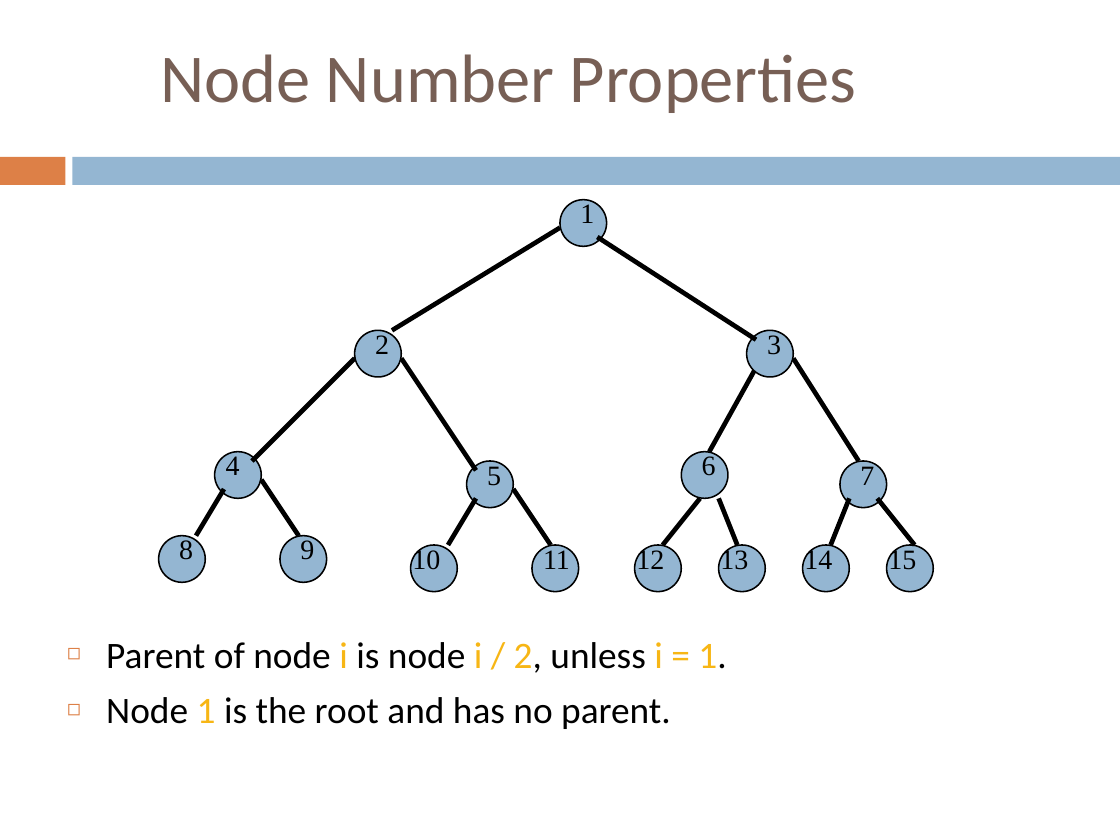
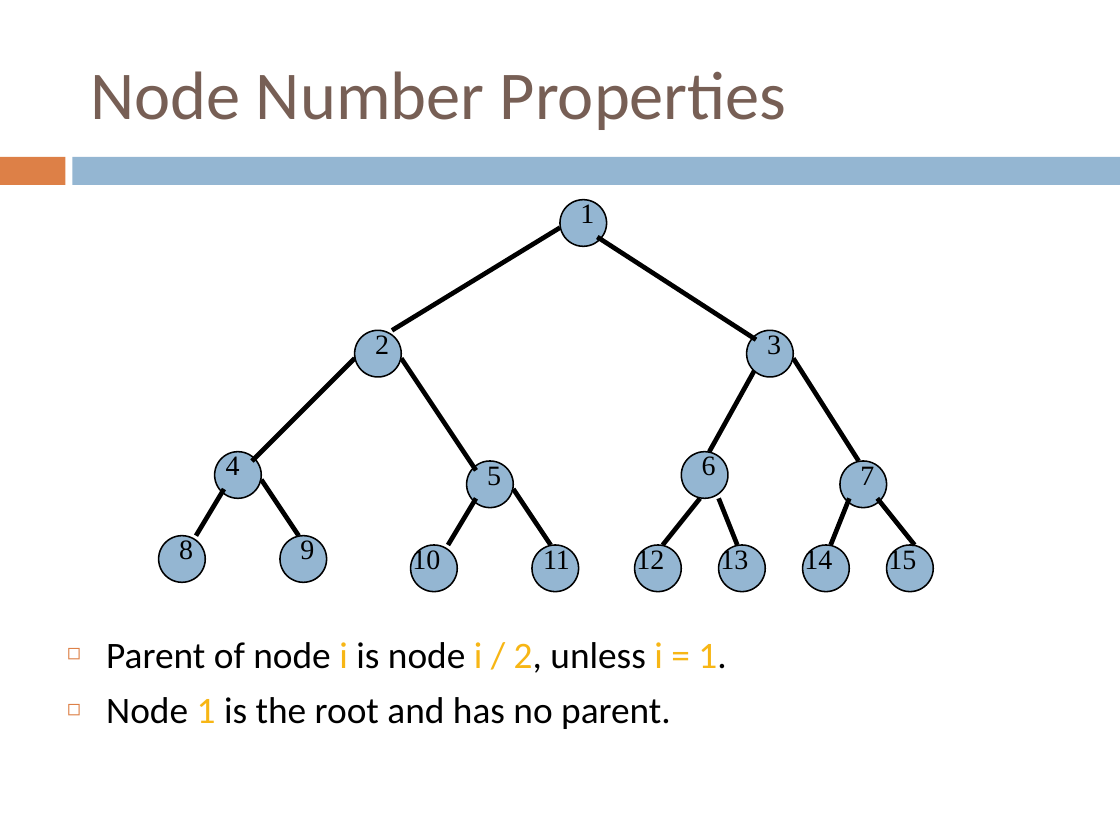
Before and after one commit to sundyCoder/CSK, a slide deck: slide 29 of 3@CSDS/PPT/4@tree.pptx. Drawn at 1120x840 pixels with LibreOffice and Linux fonts; fonts in the diff are those of the drawing. Boxes give left, top, right and bottom in pixels: in the first picture for what was removed or moved away, otherwise in the second. Text is boxed around its words. In the diff, an @@ line names an element or a change of style, - is before the commit and + after.

```diff
--- a/3@CSDS/PPT/4@tree.pptx
+++ b/3@CSDS/PPT/4@tree.pptx
@@ title "Node Number Properties": place and size @@
-title "Node Number Properties" at (160,54,857,113)
+title "Node Number Properties" at (90,71,787,130)
```
Also in this commit, not shown: 12 other slides changed, 32 slides added, 37 other files.
